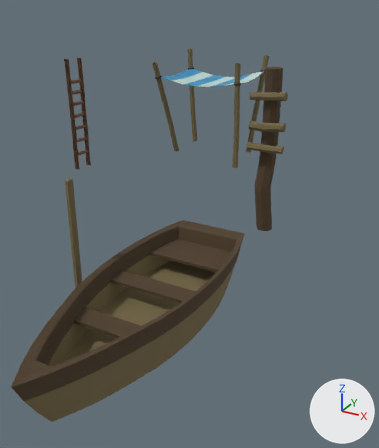
A saved change to the Blender file Assets/3D/Models/BlenderFiles/SeaProps_1x1x1_textured.blend.
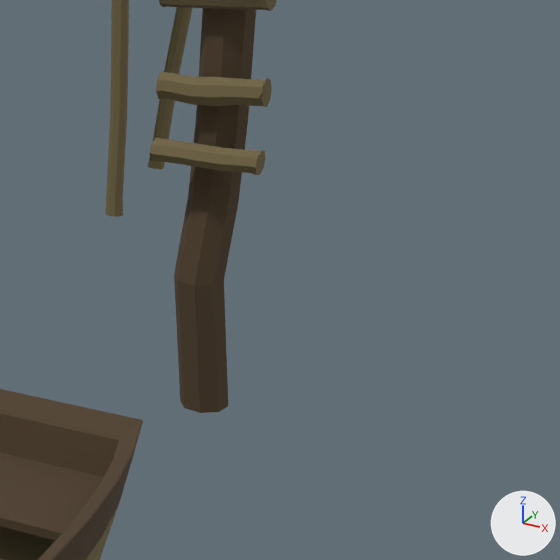
Each version is shown whole from a 50 mm lens placed at (2.43, -9.2, 3.03), pointed at (-0.91, -3.13, -0.01), then close up on the part from 52% to 100% of the width and 22% to 62% of the height. The lights are fixed; the arrows at lower right show +X, +Y and +Z.

The scene before the commit, as lines of its bpy script (objects in view):
```python
me_circle = bpy.data.meshes.new('Circle')
me_circle.from_pydata(...)  # 294 vertices, 269 faces; spans x -0.56..0.56, y -1.65..1.42, z -0.34..0.23
# faces by material slot: [155, 114]
me_circle.materials.append(mat_wooddeck)  # brown #51412e
me_circle.materials.append(mat_woodhouse_01)  # dark yellow #7c6f4d
me_cube_001 = bpy.data.meshes.new('Cube.001')
me_cube_001.from_pydata(...)  # 516 vertices, 534 faces; spans x -0.91..0.9, y -0.75..0.79, z -1.33..0.64
# faces by material slot: [280, 27, 27, 200]
me_cube_001.materials.append(mat_woodhouse_02)  # dark yellow #756948
me_cube_001.materials.append(mat_drap_blanc)  # light grey #c1dcd6
me_cube_001.materials.append(mat_drapbleu)  # blue #2d91c4
me_cube_001.materials.append(mat_material_001)  # dark blue #25323b
me_cylinder_001 = bpy.data.meshes.new('Cylinder.001')
me_cylinder_001.from_pydata(...)  # 268 vertices, 280 faces; spans x -0.23..0.26, y -0.26..0.11, z 0.0..2.19
# faces by material slot: [70, 210]
me_cylinder_001.materials.append(mat_wooddeck)  # brown #51412e
me_cylinder_001.materials.append(mat_woodhouse_02)  # dark yellow #756948
ob_bateau = bpy.data.objects.new('Bateau', me_circle)
ob_bateau.location = (0.0, -5.644, 0.344)
ob_baton = bpy.data.objects.new('Baton', me_cylinder_001)
ob_baton.location = (0.075, -2.753, 0.0)
ob_toit = bpy.data.objects.new('Toit', me_cube_001)
ob_toit.location = (-2.286, 0.25, 1.328)
```
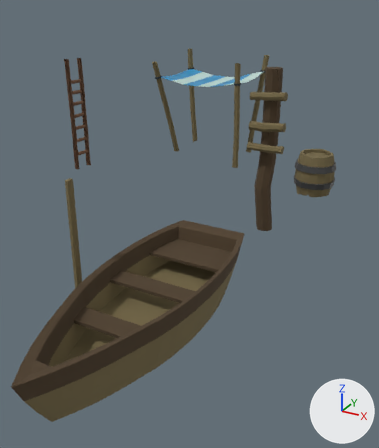
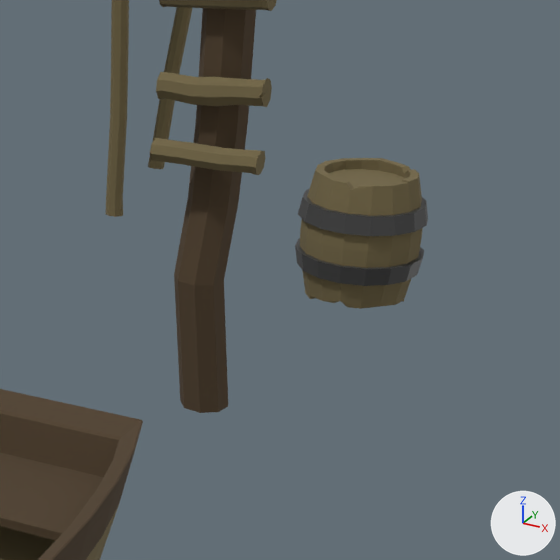
The change, as JSON lines over the scene's bpy script:
```json
{"op": "add", "block": "mat_woodhouse_02_001", "code": ["mat_woodhouse_02_001 = principled_material('WoodHouse_02.001')", "mat_woodhouse_02_001.base_color = (0.178, 0.14, 0.0646)  # dark yellow #756948", "mat_woodhouse_02_001.roughness = 1.0"]}
{"op": "add", "block": "mat_material", "code": ["mat_material = principled_material('Material')", "mat_material.base_color = (0.0484, 0.0484, 0.0484)  # black #3e3e3e", "mat_material.roughness = 0.441"]}
{"op": "add", "block": "me_cube_012", "code": ["me_cube_012 = bpy.data.meshes.new('Cube.012')", "me_cube_012.from_pydata(...)  # 270 vertices, 248 faces; spans x -0.384..0.371, y -0.374..0.381, z -0.382..0.389", "# faces by material slot: [152, 96]", "me_cube_012.materials.append(mat_woodhouse_02_001)  # dark yellow #756948", "me_cube_012.materials.append(mat_material)  # black #3e3e3e"]}
{"op": "add", "block": "ob_radeau", "code": ["ob_radeau = bpy.data.objects.new('radeau', me_cube_012)", "ob_radeau.location = (0.0, 0.0, 0.0)"]}
```

What differs and where, as boxes (x1, y1, x2, y2) in the close-ups (560 x 560 px):
```json
{"object": "radeau", "change": "added", "after": [295, 158, 428, 309], "faces in mat_woodhouse_02_001 (dark yellow #756948)": [300, 158, 423, 309], "faces in mat_material (black #3e3e3e)": [295, 189, 428, 286]}
```
